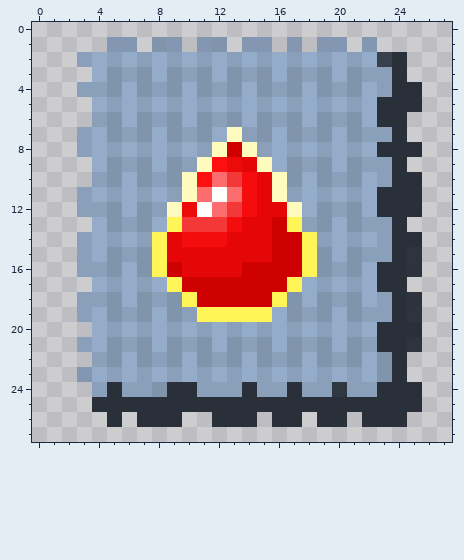
Pixel-art sprite -- GameResources/ui/Icons/culture_traits/scar_of_incest.png. Above: the version before the commit.
The file is 28x28 pixels. Colours within 5 levels of each other are drawn and written as one.
Now the later version:
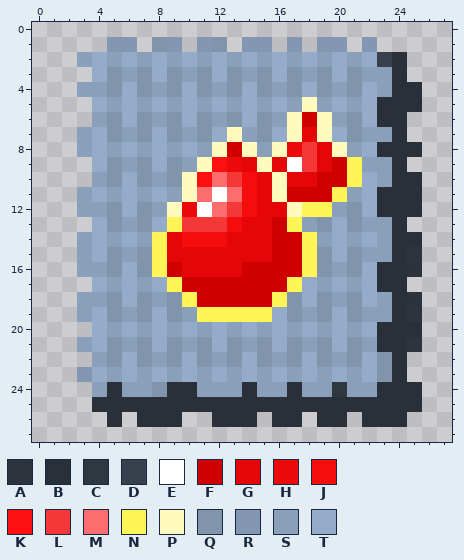
Palette (. is transparent): A #2a3039f9  B #2a3039  C #2f3740  D #38404d  E #ffffff  F #cf0000  G #e50707  H #ec0a0a  J #f50d0d  K #ff1010  L #f43737  M #fd6d6d  N #fff556  P #fffbbe  Q #8094ac  R #8397b3  S #8a9fba  T #94abc9
What changed:
@@ x 14..23 @@
  4 TQSQTQSQTS
- 5 TSTSTSTSTB
- 6 TQSQTQSQTB
- 7 SQTQSQTQSS
- 8 PSTSTSTSTB
- 9 GPTQSQTQSS
-10 JGPQTQSQTS
-11 JGPSTSTSTB
-12 JGGPTQSQTB
+ 5 TSTSPSTSTB
+ 6 TQSPFPSQTB
+ 7 SQTPGPTQSS
+ 8 PSPHLGPSTB
+ 9 GPGELGFNSS
+10 JGPGGFFNTS
+11 JGPFFFNSTB
+12 JGGPNNSQTB
 13 GGFNSQTQSS
